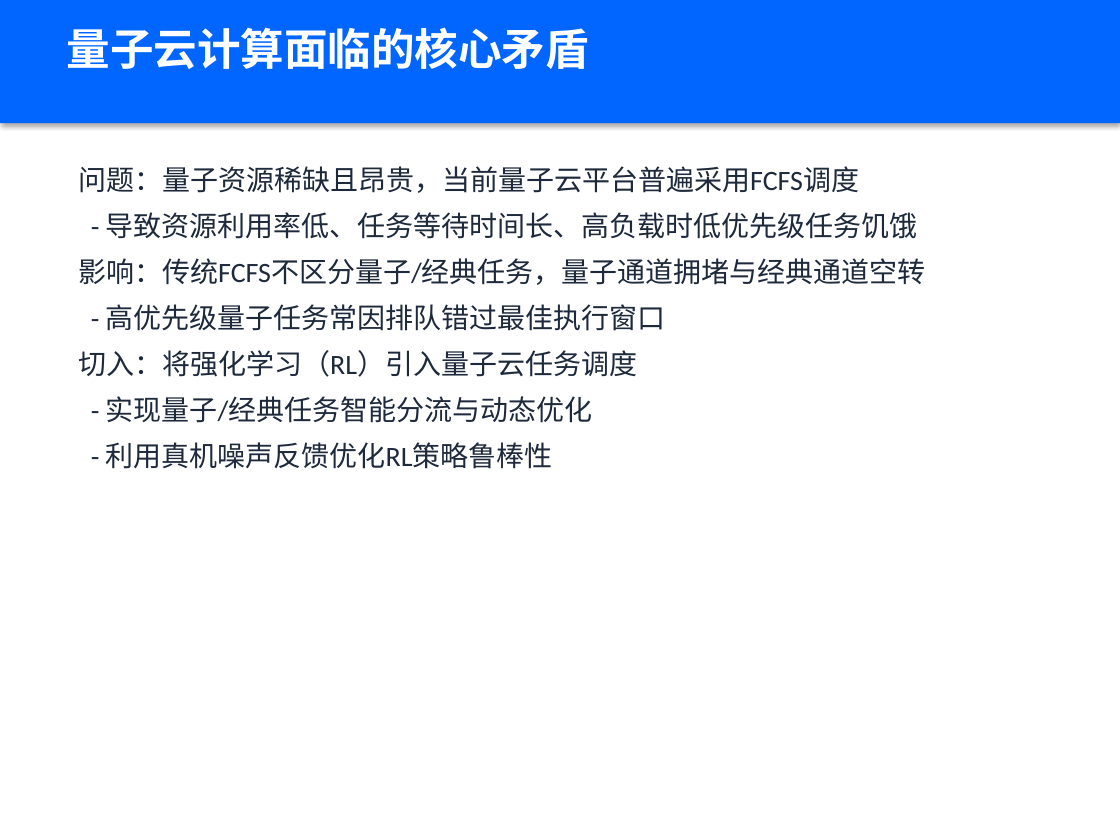
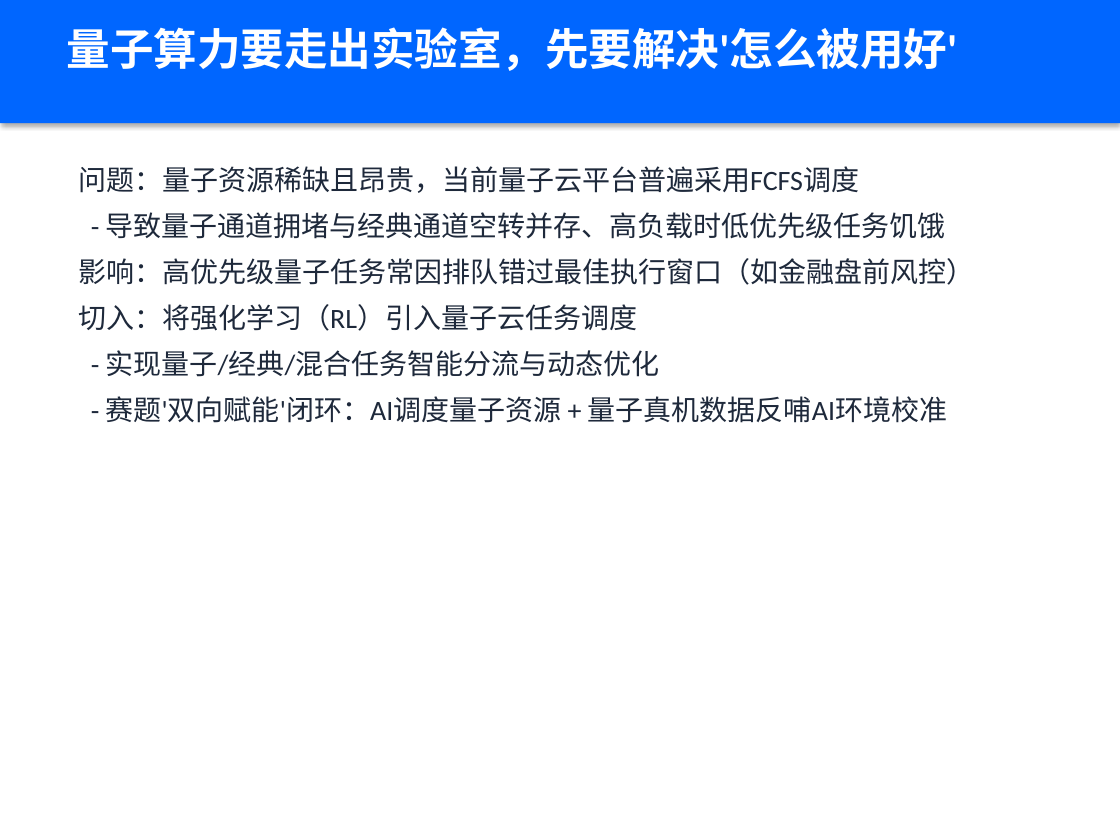
Before and after one commit to xiabai2008/quantum-rl-scheduler, a slide deck: slide 2 of deliverable_models/答辩PPT.pptx. Drawn at 1120x840 pixels with LibreOffice and Linux fonts; fonts in the diff are those of the drawing. Boxes give left, top, right and bottom in pixels: in the first picture for what was removed or moved away, otherwise in the second. Text is boxed around its words. In the diff, an @@ line names an element or a change of style, - is before the commit and + after.

Commit message:
docs: 答辩PPT按新叙事重构 - 双向赋能标题/感知闭环/金融场景/可信度主张
基于 defense_narrative_v1 + industry_case_finance_v1 重写PPT内容:
- P1封面: '量子+AI双向赋能'+金句'AI让量子算力被用好,量子让AI更懂真实世界'
- P2问题定义: 从'利用噪声优化鲁棒性'改为'赛题双向赋能闭环'
- P3方案: '双向感知闭环'框架
- P4: QEM标注'动作位预留'(与实现一致)
- P5: 补统计协议(双检验/28组Bonferroni/CI/功效)
- P8: 噪声敏感性评估(负向机制叙事, N=25配对p=2.98e-08)
- P15: 工程化与可信度(3720/3741+数字门禁+统计协议)
- P16: 替换价值量化为金融行业场景(量子金融风险计算)
- P18: 补双向赋能/利用率/真机验证/真实客户4问答
- 清理: 10,950/375,950/3717/突发洪峰/鲁棒性残留全清

```diff
--- a/deliverable_models/答辩PPT.pptx
+++ b/deliverable_models/答辩PPT.pptx
@@ text at box(67, 27, 957, 71): text changed @@
-量子云计算面临的核心矛盾
+量子算力要走出实验室，先要解决'怎么被用好'
@@ text at box(78, 212, 974, 285): text changed @@
-- 导致资源利用率低、任务等待时间长、高负载时低优先级任务饥饿
-影响：传统FCFS不区分量子/经典任务，量子通道拥堵与经典通道空转
-- 高优先级量子任务常因排队错过最佳执行窗口
+- 导致量子通道拥堵与经典通道空转并存、高负载时低优先级任务饥饿
+影响：高优先级量子任务常因排队错过最佳执行窗口（如金融盘前风控）
@@ text at box(106, 350, 947, 423): text changed @@
-- 实现量子/经典任务智能分流与动态优化
-- 利用真机噪声反馈优化RL策略鲁棒性
+- 实现量子/经典/混合任务智能分流与动态优化
+- 赛题'双向赋能'闭环：AI调度量子资源 + 量子真机数据反哺AI环境校准
```
Also in this commit, not shown: 8 other slides changed, 1 slide added, 1 slide removed, 1 other file.
